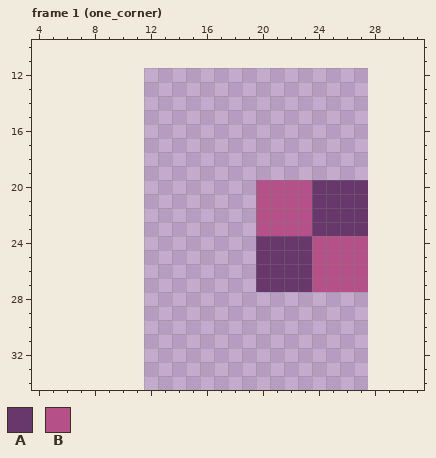
A pixel-art file gets an edit: assets/tiles/missing.ase. Above, as it was before the edit.
16x80 pixels, 5 frames. Shown: frame 1 (one_corner): x 4..31, y 10..34. The old version is drawn lined up with the new one, on the new canvas. The commit also changed other frames, which this record leaves out.
Palette (. is transparent): A #68386c  B #b55088
Pixels before, frame 1 (one_corner), first column x 20:
20 BBBBAAAA
21 BBBBAAAA
22 BBBBAAAA
23 BBBBAAAA
24 AAAABBBB
25 AAAABBBB
26 AAAABBBB
27 AAAABBBB
After the commit:
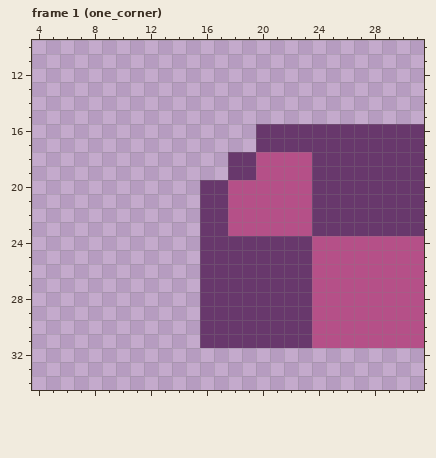
The exact change:
canvas 16x80 -> 32x160, the old top-left corner now at 12,12
Changed rows in their new state; - is an unchanged pixel.
Frame 1 (one_corner):
first column x 16:
16 ----AAAAAAAAAAAA
17 ----AAAAAAAAAAAA
18 --AABBBBAAAAAAAA
19 --AABBBBAAAAAAAA
20 AABB--------AAAA
21 AABB--------AAAA
22 AABB--------AAAA
23 AABB--------AAAA
24 AAAA--------BBBB
25 AAAA--------BBBB
26 AAAA--------BBBB
27 AAAA--------BBBB
28 AAAAAAAABBBBBBBB
29 AAAAAAAABBBBBBBB
30 AAAAAAAABBBBBBBB
31 AAAAAAAABBBBBBBB
Pixel boxes of the changes (left, top, right, bottom) in both pictures:
added: (200, 124, 424, 348)
